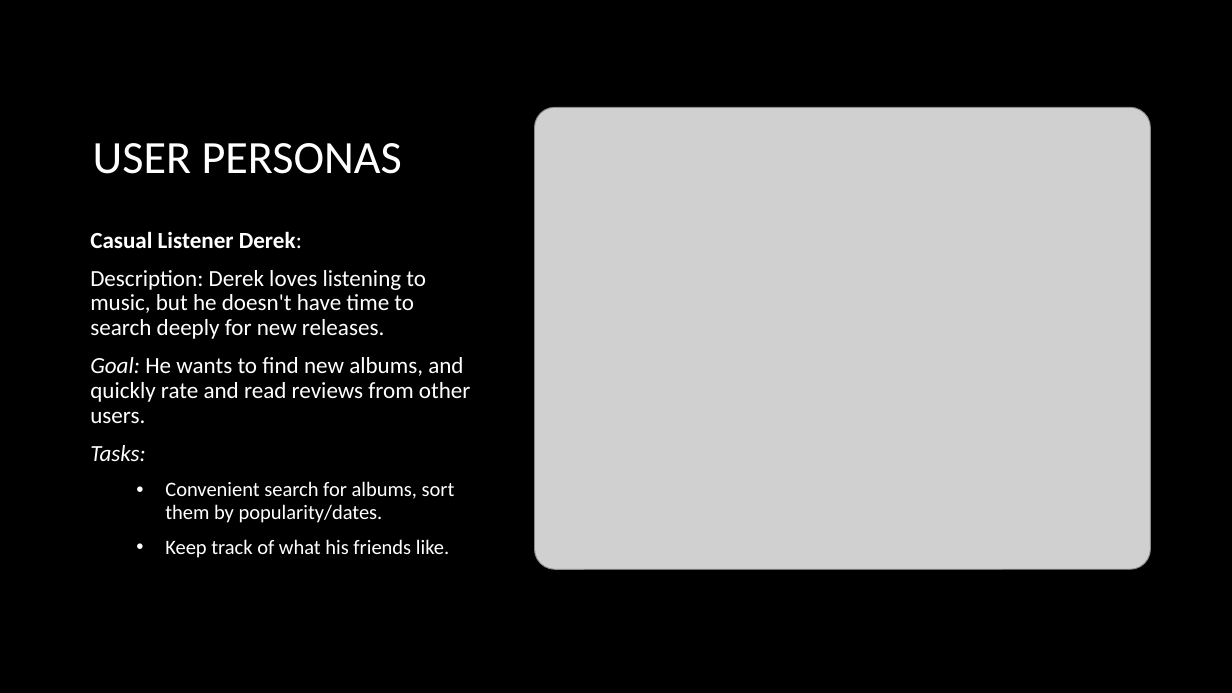
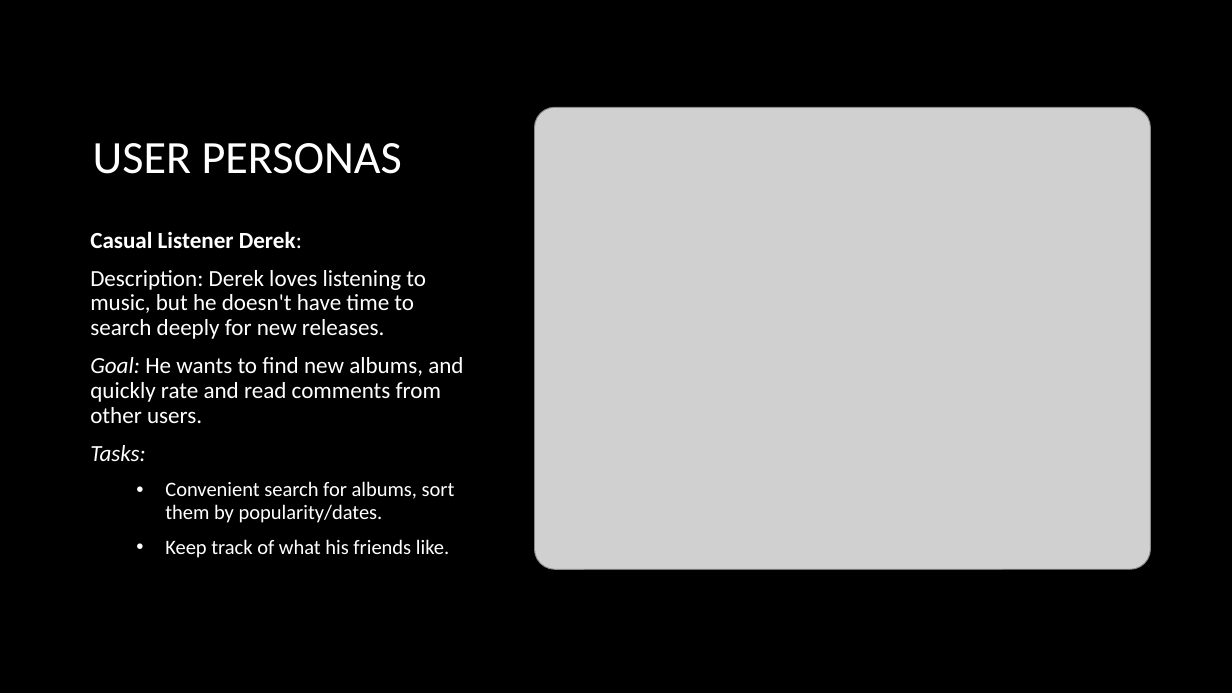
Before and after one commit to MalachyMcGinnity/WAD2GroupProject, a slide deck: slide 3 of WAD2 Group Project Design Spec.pptx. Drawn at 1232x693 pixels with LibreOffice and Linux fonts; fonts in the diff are those of the drawing; grey boxes stand for pictures; background and template pictures are left out. Boxes give left, top, right and bottom in pixels: in the first picture for what was removed or moved away, otherwise in the second. Text is boxed around its words. In the diff, an @@ line names an element or a change of style, - is before the commit and + after.

```diff
--- a/WAD2 Group Project Design Spec.pptx
+++ b/WAD2 Group Project Design Spec.pptx
@@ text at bbox=[90, 357, 463, 423]: text changed @@
-Goal: He wants to find new albums, and quickly rate and read reviews from other users.
+Goal: He wants to find new albums, and quickly rate and read comments from other users.
```
Also in this commit, not shown: 4 other slides changed.
